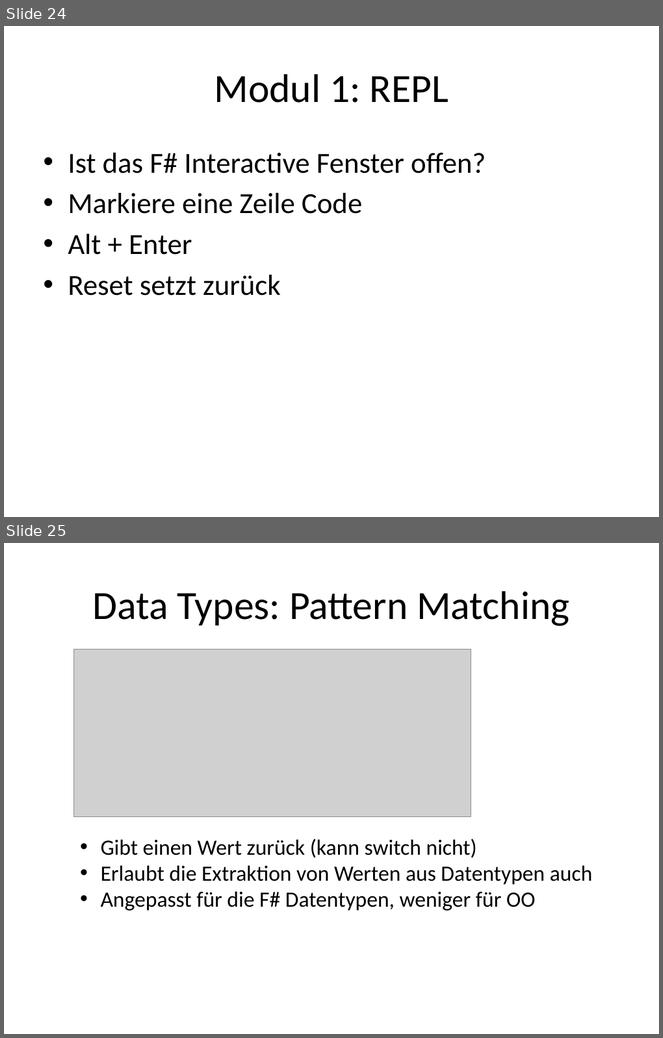
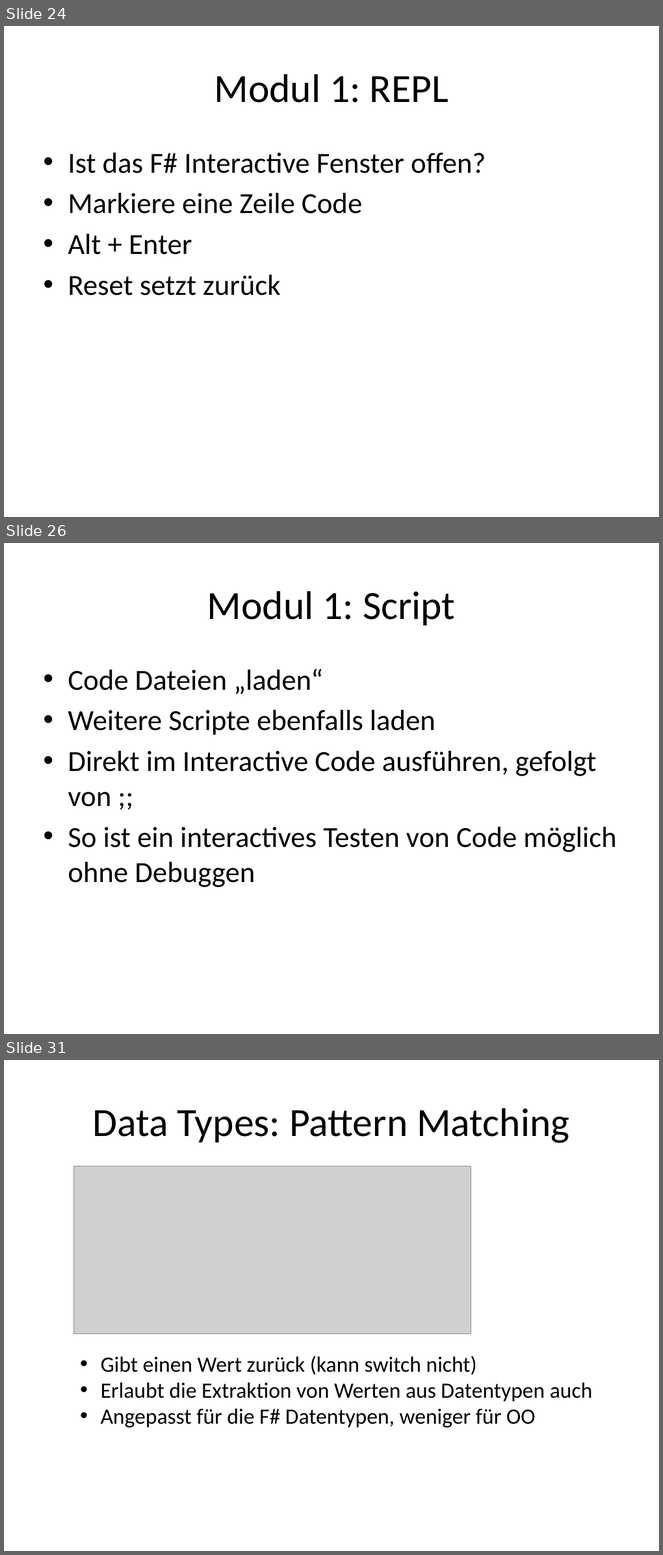
Before and after one commit to nasserbrake/Spartakiade2017, a slide deck: FSharp.pptx. Shown one above the other, each under a label of ours: slides 24 and 25 before the commit, slides 24, 26 and 31 after it; the slides between them are not shown. The pictures are 663x1038 and 663x1555 pixels, drawn with LibreOffice and Linux fonts; fonts in the diff are those of the drawing; grey boxes stand for pictures. Boxes give left, top, right and bottom in pixels: in the first picture for what was removed or moved away, otherwise in the second. Text is boxed around its words. In the diff, an @@ line names an element or a change of style, - is before the commit and + after.

Commit message:
Modul 1 beinhaltet List Funktionen, Umgang mit Referenzen in F#

```diff
--- a/FSharp.pptx
+++ b/FSharp.pptx
@@ slide 26 added at box(4, 543, 659, 1034), background #FFFFFF @@
@@ title added at box(207, 591, 455, 626), 44 pt, text #000000 @@
+Modul 1: Script
@@ text added at box(68, 669, 616, 887), 32 pt, text #000000 @@
+• Code Dateien „laden“
+• Weitere Scripte ebenfalls laden
+• Direkt im Interactive Code ausführen, gefolgt von ;;
+• So ist ein interactives Testen von Code möglich ohne Debuggen
@@ what was slide 25 is now slide 31 @@
```
Also in this commit, not shown: 5 other slides added, 7 other files.
